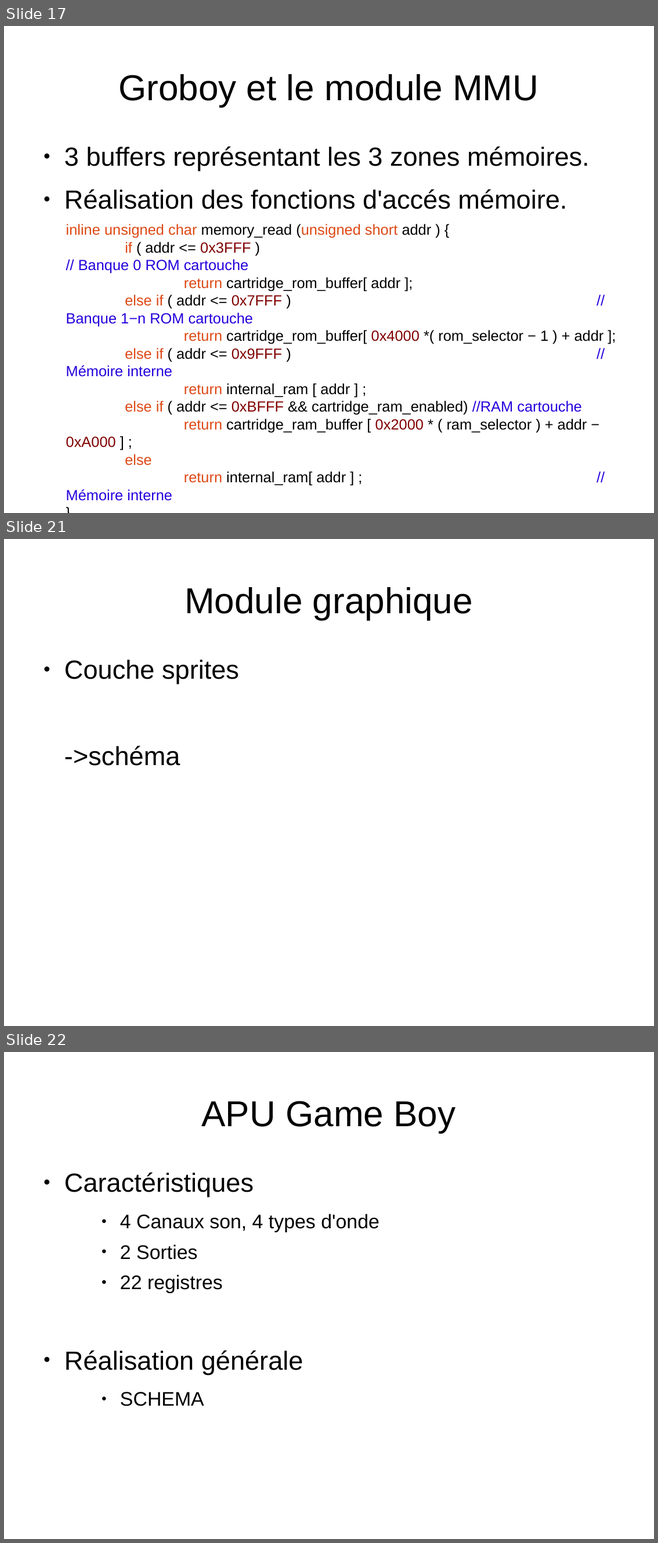
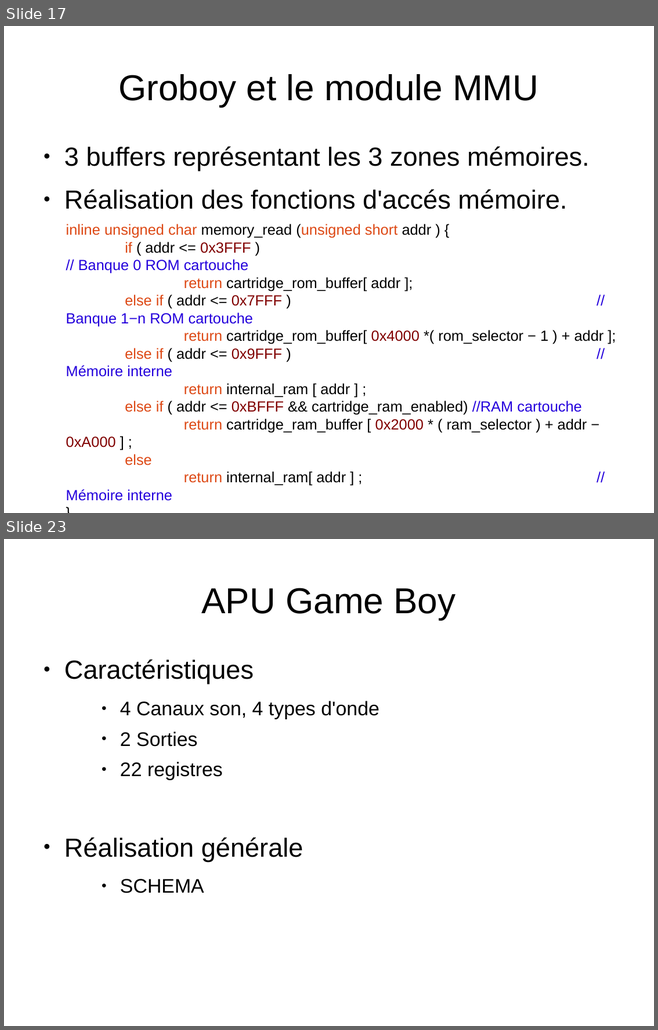
Before and after one commit to joakim-d/GroBoy, a slide deck: documents_TER/soutenance.odp. Shown one above the other, each under a label of ours: slides 17, 21 and 22 before the commit, slides 17 and 23 after it; the slides between them are not shown. The pictures are 658x1543 and 658x1030 pixels, drawn with LibreOffice and Linux fonts; fonts in the diff are those of the drawing. Boxes give left, top, right and bottom in pixels: in the first picture for what was removed or moved away, otherwise in the second. Text is boxed around its words. In the diff, an @@ line names an element or a change of style, - is before the commit and + after.

```diff
--- a/documents_TER/soutenance.odp
+++ b/documents_TER/soutenance.odp
@@ slide 21 removed at (x1=4, y1=539, x2=654, y2=1026), background #FFFFFF @@
@@ title removed at (x1=184, y1=587, x2=473, y2=620) @@
-Module graphique
@@ text removed at (x1=64, y1=660, x2=239, y2=766) @@
-● Couche sprites
-->schéma
@@ what was slide 22 is now slide 23 @@
```
Also in this commit, not shown: 1 slide changed, 4 slides added, 2 other slides removed.
